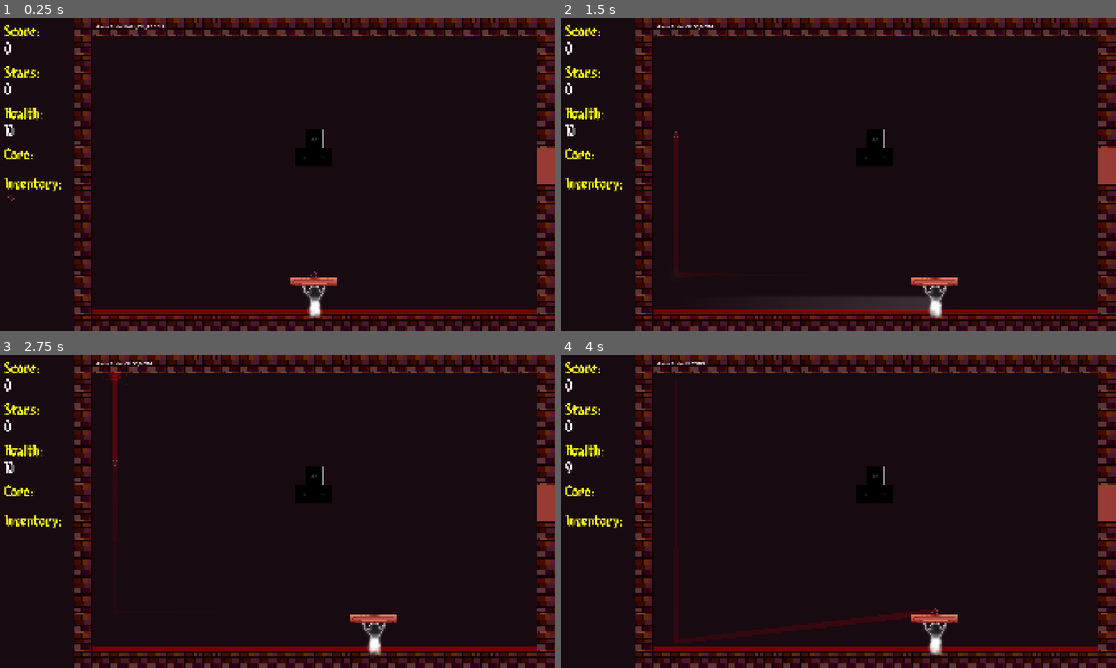
Above: before the commit, frames 1-4 (two rows, left to right).
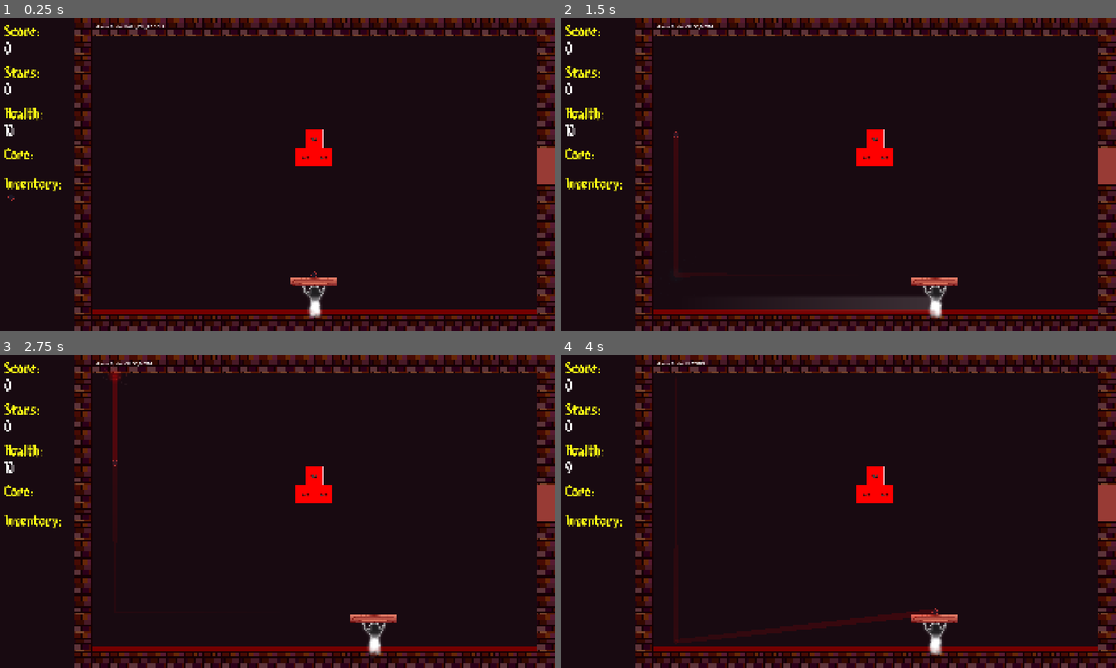
Above: after the commit, the same moments.

Repository: lostpoet999/escape_to_marty
Game: Godot game, scene res://scenes_and_scripts/levels/floor_1_the_lighthouse/combat_1_2.tscn
The game is run twice, just before and just after one commit, with the same random seed, the same clock (stepped at 60 frames per second) and the same inputs. This scene is started directly instead of the project's main scene. Sound files missing from this copy of the repository are replaced by a short silence.
Inputs (mouse positions are in pixels of both pictures, inside the frame that each line leads up to):
- Up to frame 1 (0.25 s): no input
- Up to frame 2 (1.5 s): click (572, 196) at 0.5 s; move the mouse to (832, 180) at 1.27 s; hold Tab (click_mode_toggle) from 1.28 s (still down); click (832, 180) at 1.42 s
- Up to frame 3 (2.75 s): move the mouse to (543, 502) at 2.02 s; release Tab (click_mode_toggle) at 2.03 s; click (543, 502) at 2.1 s
- Up to frame 4 (4 s): tap Enter at 2.75 s; move the mouse to (877, 661) at 2.77 s; tap Space (paddle_active_powerup) at 2.85, 3.5 s; click (877, 661) at 2.92 s; move the mouse to (877, 364) at 3.52 s; tap Tab (click_mode_toggle) at 3.6 s; click (877, 364) at 3.67 s

The runs differ from the first frame. In frame 1, 0.6% of the frame differs, in the area x 53-60%, y 35-48%; in frame 2, 0.6%; in frame 3, 0.6%; in frame 4, 0.6%.

Commit message:
feat: click interactions centralized and anger mechanic implemented

Diff:
--- a/scenes_and_scripts/bricks/base_seal.gd
+++ b/scenes_and_scripts/bricks/base_seal.gd
@@ -104,11 +104,11 @@
 	tween.tween_property(self, "scale", Vector2(.1, .1), 0.1).set_delay(0.05).set_trans(Tween.TRANS_QUAD).set_ease(Tween.EASE_IN)
 	tween.connect("finished", Callable(self, "_on_tween_finished").bind(self))
 
-func _input_event(_viewport: Viewport, event: InputEvent, _shape_idx: int) -> void:
-	var mouse_event: InputEventMouseButton = event as InputEventMouseButton
-	if mouse_event and mouse_event.pressed and mouse_event.button_index == MOUSE_BUTTON_LEFT:
-		var click_dmg_type: Array[GameManager.PhaseType] = [GameManager.PhaseType.DENIAL, GameManager.PhaseType.ANGER]
-		accept_damage(1, click_dmg_type)
+#func _input_event(_viewport: Viewport, event: InputEvent, _shape_idx: int) -> void:
+	#var mouse_event: InputEventMouseButton = event as InputEventMouseButton
+	#if mouse_event and mouse_event.pressed and mouse_event.button_index == MOUSE_BUTTON_LEFT:
+#		var click_dmg_type: Array[GameManager.PhaseType] = [GameManager.PhaseType.DENIAL, GameManager.PhaseType.ANGER]
+		#accept_damage(1, click_dmg_type)
 
 #cleanup brick collision after tween finishes
 func _on_tween_finished(collider: Area2D) -> void:
--- a/scenes_and_scripts/levels/common_rooms/start_1.tscn
+++ b/scenes_and_scripts/levels/common_rooms/start_1.tscn
@@ -31,6 +31,13 @@
 [node name="OpenSeal" parent="PlayArea" parent_id_path=PackedInt32Array(87831636) index="4" unique_id=887021685 instance=ExtResource("3_oufug")]
 position = Vector2(679, 736)
 initialize_brick_on_leveldata = false
+stages = Dictionary[int, float]({
+1: 5.0
+})
+
+[node name="OpenSeal2" parent="PlayArea" parent_id_path=PackedInt32Array(87831636) index="5" unique_id=1038486442 instance=ExtResource("3_oufug")]
+position = Vector2(1095, 736)
+initialize_brick_on_leveldata = false
 
 [node name="Label2" type="Label" parent="." index="6" unique_id=1932243363]
 offset_left = 1024.0
--- a/scenes_and_scripts/levels/floor_1_the_lighthouse/floor_1_layout.tres
+++ b/scenes_and_scripts/levels/floor_1_the_lighthouse/floor_1_layout.tres
@@ -132,6 +132,13 @@
 max_health = 3.0
 metadata/_custom_type_script = "uid://cqac2vv2p8oga"
 
+[sub_resource type="Resource" id="Resource_q8bvp"]
+script = ExtResource("13_rtyfa")
+phase_type = 1
+min_health = 3.0
+max_health = 5.0
+metadata/_custom_type_script = "uid://cqac2vv2p8oga"
+
 [sub_resource type="Resource" id="Resource_rtyfa"]
 script = ExtResource("12_2wpod")
 common = 80.0
@@ -144,7 +151,7 @@
 script = ExtResource("2_j7weq")
 spawn_weight = SubResource("Resource_rtyfa")
 seal_difficulty_rates = SubResource("Resource_d5n1e")
-seal_phase_pool = Array[ExtResource("13_rtyfa")]([SubResource("Resource_mwylx")])
+seal_phase_pool = Array[ExtResource("13_rtyfa")]([SubResource("Resource_mwylx"), SubResource("Resource_q8bvp")])
 seal_health_phase = SubResource("Resource_74xxy")
 floor_name_id = "The Lighthouse"
 room_entries = Array[ExtResource("1_hqd6g")]([SubResource("Resource_xcoa1"), SubResource("Resource_uasr3"), SubResource …(237 unchanged characters)…
--- a/scenes_and_scripts/player/mouse_gestures.gd
+++ b/scenes_and_scripts/player/mouse_gestures.gd
@@ -1,11 +1,79 @@
-extends Node
+class_name MouseGestures extends Node2D
+
+var mouse_down: bool = false
+var mouse_down_time: float = 0.0
+
+@export var click_dmg_type: Array[GameManager.PhaseType] #gesture would impact this??
+@export_category("Click & Hold Config")
+@export var click_vs_hold: float = 0.2
+@export var hold_duration_max: float = 3.0
+var damage: float = 0.0
+var hold_indicator_radius: float = 0.0
 
 
-# Called when the node enters the scene tree for the first time.
-func _ready() -> void:
-	pass # Replace with function body.
+func _input(event: InputEvent)->void:
+	if GameManager.current_state == GameManager.GameState.CLICK_MODE:
+		if not event is InputEventMouseButton:
+			return
+		if event.button_index == MOUSE_BUTTON_LEFT:
+			if event.pressed:
+				mouse_down = true
+				mouse_down_time = 0.0
+			else: #released, detect click vs hold
+				mouse_down = false
+				click_dmg_type.clear()
+				if mouse_down_time <= click_vs_hold: #a normal hold
+					click_dmg_type.push_back(GameManager.PhaseType.DENIAL)
+					damage = 1.0 #TODO this will be pulled from player/powerup data for click
+					_handle_clicks_and_hold()
+				else:
+					click_dmg_type.push_back(GameManager.PhaseType.ANGER)
+					damage = roundf(minf(mouse_down_time, hold_duration_max))
+					_handle_clicks_and_hold()
 
 
-# Called every frame. 'delta' is the elapsed time since the previous frame.
+
+func _handle_clicks_and_hold()->void:
+	var target = _get_target_under_mouse()
+	if target == null:
+		return
+	if target.has_method("accept_damage"):
+		print("target: ", target)
+		target.accept_damage(damage, click_dmg_type)
+
+func _get_target_under_mouse() -> Node:
+	print("geting targetrs under mouse")
+	var space := get_viewport().get_world_2d().direct_space_state
+	var query := PhysicsPointQueryParameters2D.new()
+	query.position = get_viewport().get_mouse_position()
+	query.collide_with_areas = true
+	var results := space.intersect_point(query)
+	if results.is_empty():
+		print("was empty")
+		return null
+	results.sort_custom(func(a, b): return a.collider.z_index > b.collider.z_index)
+	print("results: ", results)
+	return results[0].collider
+
+func _reset_hold_visuals(): #TODO: goal is for this to feel like a taking a deep breathe
+	hold_indicator_radius = 0.0
+
+func _draw() -> void:
+	if hold_indicator_radius > 0.0:
+		draw_circle(to_local(get_global_mouse_position()), hold_indicator_radius, Color(0.4, 0.7, 1.0, 0.3))
+
 func _process(delta: float) -> void:
-	pass
+	if mouse_down:
+		mouse_down_time += delta
+		if mouse_down_time >= click_vs_hold and mouse_down_time - delta < click_vs_hold:
+			_reset_hold_visuals()
+		if mouse_down_time > click_vs_hold:
+			var pct := minf((mouse_down_time - click_vs_hold) / hold_duration_max, 1.0)
+			hold_indicator_radius = ease(pct, -2.0) * 48.0
+			print("queueing redraw, radius: ", hold_indicator_radius)
+			queue_redraw()
+	else:
+		if hold_indicator_radius > 0.0:
+			hold_indicator_radius = 0.0
+			print("queueing redraw, radius: ", hold_indicator_radius)
+			queue_redraw()
--- a/scenes_and_scripts/player/mouse_gestures.tscn
+++ b/scenes_and_scripts/player/mouse_gestures.tscn
@@ -1,3 +1,8 @@
 [gd_scene format=3 uid="uid://ck6fj7h722sbs"]
 
-[node name="MouseGestures" type="Node" unique_id=958187126]
+[ext_resource type="Script" uid="uid://b37ejp7ptknxc" path="res://scenes_and_scripts/player/mouse_gestures.gd" id="1_wgaec"]
+
+[node name="MouseGestures" type="Node2D" unique_id=662497496]
+z_index = 500
+script = ExtResource("1_wgaec")
+click_dmg_type = Array[int]([0, 5])
--- a/scenes_and_scripts/player/paddle.tscn
+++ b/scenes_and_scripts/player/paddle.tscn
@@ -3,6 +3,7 @@
 [ext_resource type="Script" uid="uid://c14m3ye4ihp6" path="res://scenes_and_scripts/player/paddle.gd" id="1_ews1h"]
 [ext_resource type="Texture2D" uid="uid://ceqjt876orrnp" path="res://scenes_and_scripts/player/basic_paddle.png" id="2_qicss"]
 [ext_resource type="PackedScene" uid="uid://ci3ujdi2gcmsw" path="res://scenes_and_scripts/player/ghost_david.tscn" id="3_sflau"]
+[ext_resource type="PackedScene" uid="uid://ck6fj7h722sbs" path="res://scenes_and_scripts/player/mouse_gestures.tscn" id="4_ireb1"]
 
 [sub_resource type="RectangleShape2D" id="RectangleShape2D_8fbbk"]
 size = Vector2(28, 122)
@@ -47,3 +48,5 @@
 [node name="GhostDavid" parent="." unique_id=1136750017 instance=ExtResource("3_sflau")]
 modulate = Color(1, 1, 1, 0.7921569)
 position = Vector2(0, 10)
+
+[node name="MouseGestures" parent="." unique_id=662497496 instance=ExtResource("4_ireb1")]
